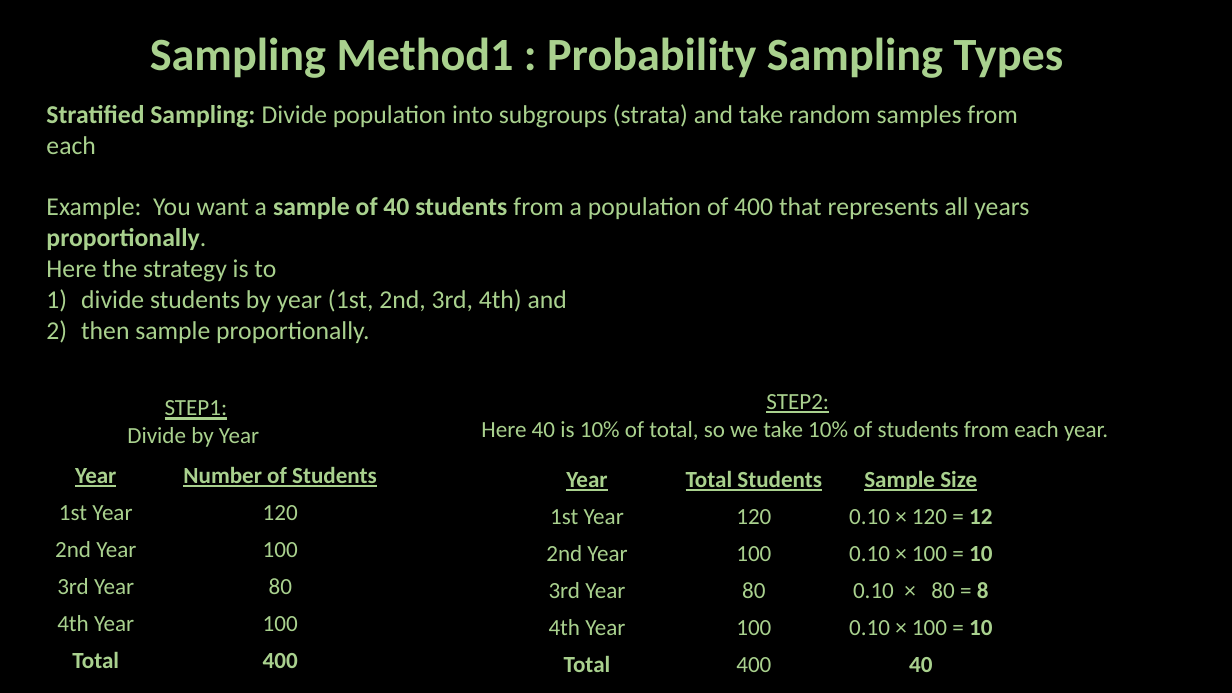
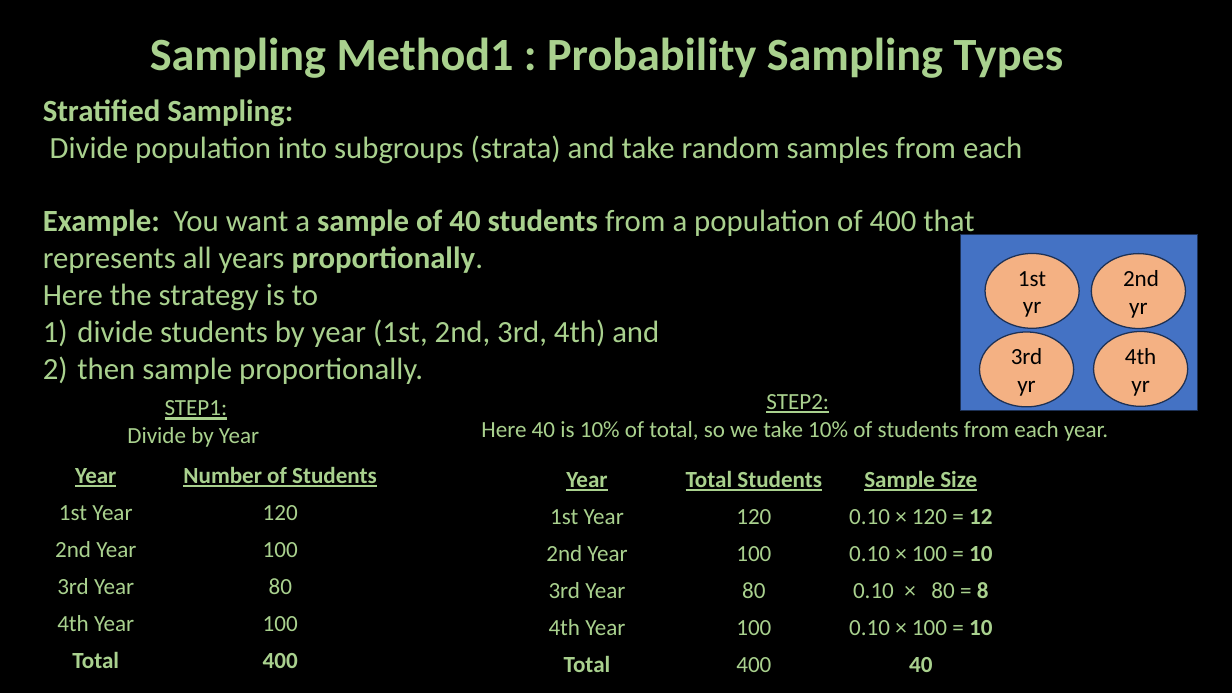
Before and after one commit to ash322ash422/youtube, a slide deck: slide 8 of probability_and_statistics/5_inference/Stats-Sampling_1_Methods.pptx (slide 7 before the commit). Drawn at 1232x693 pixels with LibreOffice and Linux fonts; fonts in the diff are those of the drawing; background and template pictures are left out. Boxes give left, top, right and bottom in pixels: in the first picture for what was removed or moved away, otherwise in the second. Text is boxed around its words. In the diff, an @@ line names an element or a change of style, - is before the commit and + after.

```diff
--- a/probability_and_statistics/5_inference/Stats-Sampling_1_Methods.pptx
+++ b/probability_and_statistics/5_inference/Stats-Sampling_1_Methods.pptx
@@ text at (43,99,1022,164): text changed; size 20 to 24 pt @@
-Stratified Sampling: Divide population into subgroups (strata) and take random samples from each
+Stratified Sampling:
+Divide population into subgroups (strata) and take random samples from each
@@ text at (43,209,974,384): size 20 to 24 pt in "Example: You want a sample of 40 ...", "Here the strategy is to", "divide students by year (1st, 2nd, 3rd, ...", "then sample proportionally."; bold on in "Example:" @@
@@ rectangle added at (961,235,1198,410), fill #4472C4, outline #1E3256 1 pt @@
@@ ellipse added at (985,253,1080,328), fill #F4B183, outline #1E3256 1 pt, 18 pt, text #000000 @@
+1st yr
@@ ellipse added at (1092,254,1186,329), fill #F4B183, outline #1E3256 1 pt, 18 pt, text #000000 @@
+2nd yr
@@ ellipse added at (980,332,1074,407), fill #F4B183, outline #1E3256 1 pt, 18 pt, text #000000 @@
+3rd yr
@@ ellipse added at (1094,332,1189,407), fill #F4B183, outline #1E3256 1 pt, 18 pt, text #000000 @@
+4th yr
```
Also in this commit, not shown: 7 other slides changed, 2 slides added, 51 other files.
